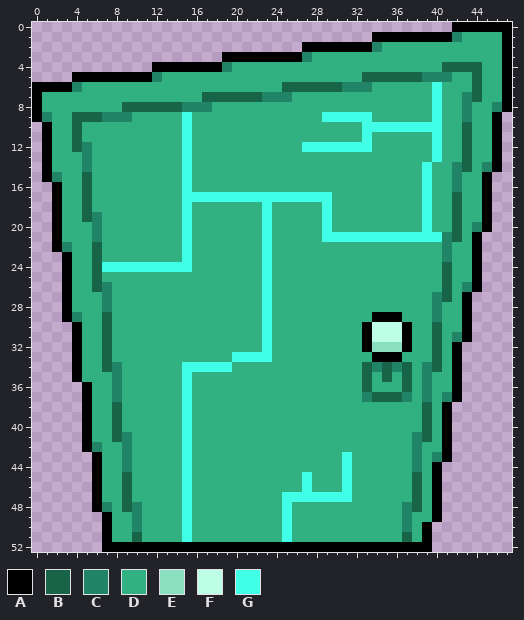
A pixel-art sprite gets an edit: assets/sprites/world/castle_town/door_berdly.png. The picture above was drawn from the file before the commit.
The file is 96x106 pixels, drawn in blocks of 2x2; one block is one cell here.
Palette (. is transparent): A #000000  B #186448  C #218466  D #31b081  E #89dfbf  F #bcffe6  G #40ffe6
Pixels before (only the part around the change), first column x 0:
 0 ..........................................AAAAAA
 1 ..................................AAAAAAAACDDDDA
 2 ...........................AAAAAAACDDDDDDDDDDDDA
 3 ...................AAAAAAAACDDDDDDDDDDDDDDDDDDDA
 4 ............AAAAAAACDDDDDDDDDDDDDDDDDDDDDBBBBDDA
 5 ....AAAAAAAACDDDDDDDDDDDDDDDDDDDDBBBBBBCCCDDBDDA
 6 AAAACDDDDDDDDDDDDDDDDDDDDBBBBBBCCCDDDDDDGDDDBDDA
 7 ADDDDDDDDDDDDDDDDBBBBBBCCCDDDDDDDDDDDDDDGDDCBDDA
 8 ADDDDDDDDBBBBBBCCCDDDDDDDDDDDDDDDDDDDDDDGDDCDDCA
 9 ACDDBBBCCCDDDDDGDDDDDDDDDDDDDGGGGGDDDDDDGDDCDDA.
10 .ADDBDDDDDDDDDDGDDDDDDDDDDDDDDDDDGGGGGGGGDDBDDA.
11 .ADDBDDDDDDDDDDGDDDDDDDDDDDDDDDDDGDDDDDDGDDBDDA.
12 .ADDBCDDDDDDDDDGDDDDDDDDDDDGGGGGGGDDDDDDGDDBDDA.
13 .ADDDCDDDDDDDDDGDDDDDDDDDDDDDDDDDDDDDDDDGDDBDDA.
14 .ADDDCDDDDDDDDDGDDDDDDDDDDDDDDDDDDDDDDDGDDCBDCA.
15 .ACDDBDDDDDDDDDGDDDDDDDDDDDDDDDDDDDDDDDGDDCDDA..
16 ..ADDBDDDDDDDDDGDDDDDDDDDDDDDDDDDDDDDDDGDDCDDA..
17 ..ADDBDDDDDDDDDGGGGGGGGGGGGGGGDDDDDDDDDGDDBDDA..
18 ..ADDBDDDDDDDDDGDDDDDDDGDDDDDGDDDDDDDDDGDDBDDA..
19 ..ADDBCDDDDDDDDGDDDDDDDGDDDDDGDDDDDDDDDGDDBDDA..
20 ..ADDDCDDDDDDDDGDDDDDDDGDDDDDGDDDDDDDDDGDDBDCA..
21 ..ADDDCDDDDDDDDGDDDDDDDGDDDDDGGGGGGGGGGGGCBDA...
22 ..ACDDBDDDDDDDDGDDDDDDDGDDDDDDDDDDDDDDDDDCDDA...
23 ...ADDBDDDDDDDDGDDDDDDDGDDDDDDDDDDDDDDDDDCDDA...
24 ...ADDBGGGGGGGGGDDDDDDDGDDDDDDDDDDDDDDDDDBDDA...
25 ...ADDBDDDDDDDDDDDDDDDDGDDDDDDDDDDDDDDDDDBDDA...
26 ...ADDBCDDDDDDDDDDDDDDDGDDDDDDDDDDDDDDDDDBDCA...
27 ...ADDDCDDDDDDDDDDDDDDDGDDDDDDDDDDDDDDDDCBDA....
28 ...ADDDCDDDDDDDDDDDDDDDGDDDDDDDDDDDDDDDDCDDA....
29 ...ACDDBDDDDDDDDDDDDDDDGDDDDDDDDDDAAADDDCDDA....
30 ....ADDBDDDDDDDDDDDDDDDGDDDDDDDDDAFFFADDBDDA....
31 ....ADDBDDDDDDDDDDDDDDDGDDDDDDDDDAFFFADDBDCA....
32 ....ADDBDDDDDDDDDDDDDDDGDDDDDDDDDAEEEADDBDA.....
33 ....ADDBDDDDDDDDDDDDGGGGDDDDDDDDDDAAADDDBDA.....
34 ....ADDBCDDDDDDGGGGGDDDDDDDDDDDDDBCBCBDCBDA.....
35 ....ADDDCDDDDDDGDDDDDDDDDDDDDDDDDBDBDBDCDDA.....
36 .....ADDCDDDDDDGDDDDDDDDDDDDDDDDDBDDDBDCDDA.....
37 .....ADDCDDDDDDGDDDDDDDDDDDDDDDDDCBBBCDCDCA.....
38 .....ADDBDDDDDDGDDDDDDDDDDDDDDDDDDDDDDDBDA......
39 .....ADDBDDDDDDGDDDDDDDDDDDDDDDDDDDDDDDBDA......
40 .....ADDBDDDDDDGDDDDDDDDDDDDDDDDDDDDDDDBDA......
41 .....ADDBCDDDDDGDDDDDDDDDDDDDDDDDDDDDDCBDA......
42 .....ACDDCDDDDDGDDDDDDDDDDDDDDDDDDDDDDCDDA......
43 ......ADDCDDDDDGDDDDDDDDDDDDDDDGDDDDDDCDCA......
44 ......ADDCDDDDDGDDDDDDDDDDDDDDDGDDDDDDCDA.......
45 ......ADDBDDDDDGDDDDDDDDDDDGDDDGDDDDDDBDA.......
46 ......ADDBDDDDDGDDDDDDDDDDDGDDDGDDDDDDBDA.......
47 ......ADDBDDDDDGDDDDDDDDDGGGGGGGDDDDDDBDA.......
48 ......ACDBCDDDDGDDDDDDDDDGDDDDDDDDDDDCBDA.......
49 .......ADDCDDDDGDDDDDDDDDGDDDDDDDDDDDCDDA.......
50 .......ADDCDDDDGDDDDDDDDDGDDDDDDDDDDDCDA........
51 .......ADDBDDDDGDDDDDDDDDGDDDDDDDDDDDBDA........
52 .......AAAAAAAAAAAAAAAAAAAAAAAAAAAAAAAAA........
New version:
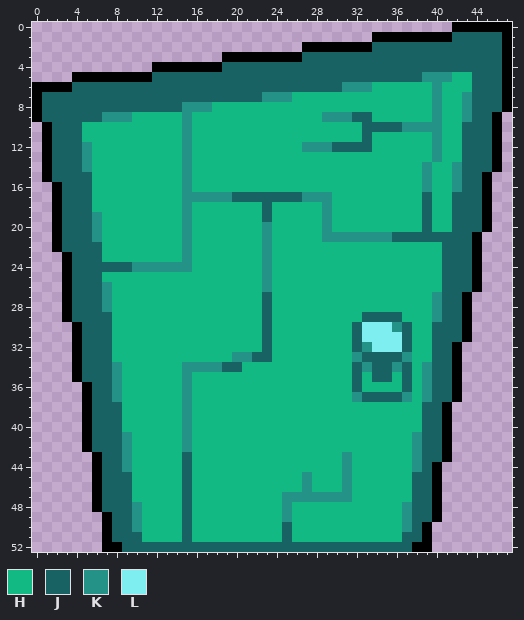
Colours new in this view: H #13b982  J #186264  K #249287  L #7eeef0
Change:
Changed rows in their new state; - is an unchanged pixel.
first column x 1:
 1 -----------------------------------------JJJJJ
 2 ---------------------------------JJJJJJJJJJJJJ
 3 --------------------------JJJJJJJJJJJJJJJJJJJJ
 4 ------------------JJJJJJJJJJJJJJJJJJJJJJJJJJJJ
 5 -----------JJJJJJJJJJJJJJJJJJJJJJJJJJJKKKHHJJJ
 6 ---JJJJJJJJJJJJJJJJJJJJJJJJJJJKKKHHHHHHKHHHJJJ
 7 JJJJJJJJJJJJJJJJJJJJJJKKKHHHHHHHHHHHHHHKHHKJJJ
 8 JJJJJJJJJJJJJJKKKHHHHHHHHHHHHHHHHHHHHHHKHHKJJJ
 9 JJJJJJKKKHHHHHKHHHHHHHHHHHHHKKKJJHHHHHHKHHKJJ-
10 -JJJHHHHHHHHHHKHHHHHHHHHHHHHHHHHJJJJKKKKHHJJJ-
11 -JJJHHHHHHHHHHKHHHHHHHHHHHHHHHHHJHHHHHHKHHJJJ-
12 -JJJKHHHHHHHHHKHHHHHHHHHHHKKKJJJJHHHHHHKHHJJJ-
13 -JJJKHHHHHHHHHKHHHHHHHHHHHHHHHHHHHHHHHHKHHJJJ-
14 -JJJKHHHHHHHHHKHHHHHHHHHHHHHHHHHHHHHHHKHHKJJJ-
15 -JJJJHHHHHHHHHKHHHHHHHHHHHHHHHHHHHHHHHKHHKJJ--
16 --JJJHHHHHHHHHKHHHHHHHHHHHHHHHHHHHHHHHKHHKJJ--
17 --JJJHHHHHHHHHKKKKKJJJJJJJKKKHHHHHHHHHJHHJJJ--
18 --JJJHHHHHHHHHKHHHHHHHJHHHHHKHHHHHHHHHJHHJJJ--
19 --JJJKHHHHHHHHKHHHHHHHJHHHHHKHHHHHHHHHJHHJJJ--
20 --JJJKHHHHHHHHKHHHHHHHKHHHHHKHHHHHHHHHJHHJJJ--
21 --JJJKHHHHHHHHKHHHHHHHKHHHHHKKKKKKKJJJJJJJJ---
22 --JJJJHHHHHHHHKHHHHHHHKHHHHHHHHHHHHHHHHHJJJ---
23 ---JJJHHHHHHHHKHHHHHHHKHHHHHHHHHHHHHHHHHJJJ---
24 ---JJJJJJKKKKKKHHHHHHHKHHHHHHHHHHHHHHHHHJJJ---
25 ---JJJHHHHHHHHHHHHHHHHKHHHHHHHHHHHHHHHHHJJJ---
26 ---JJJKHHHHHHHHHHHHHHHKHHHHHHHHHHHHHHHHHJJJ---
27 ---JJJKHHHHHHHHHHHHHHHJHHHHHHHHHHHHHHHHKJJ----
28 ---JJJKHHHHHHHHHHHHHHHJHHHHHHHHHHHHHHHHKJJ----
29 ---JJJJHHHHHHHHHHHHHHHJHHHHHHHHHJJJJHHHKJJ----
30 ----JJJHHHHHHHHHHHHHHHJHHHHHHHHJLLLKJHHJJJ----
31 ----JJJHHHHHHHHHHHHHHHJHHHHHHHHJLLLLJHHJJJ----
32 ----JJJHHHHHHHHHHHHHHHJHHHHHHHHJKLLLJHHJJ-----
33 ----JJJHHHHHHHHHHHHKKJJHHHHHHHHKJJJJKHHJJ-----
34 ----JJJKHHHHHHKKKKJJHHHHHHHHHHHJKJJKJHKJJ-----
35 ----JJJKHHHHHHKHHHHHHHHHHHHHHHHJHJJHJHKJJ-----
36 -----JJKHHHHHHKHHHHHHHHHHHHHHHHJHHHHJHKJJ-----
37 -----JJKHHHHHHKHHHHHHHHHHHHHHHHKJJJJKHKJJ-----
38 -----JJJHHHHHHKHHHHHHHHHHHHHHHHHHHHHHHJJ------
39 -----JJJHHHHHHKHHHHHHHHHHHHHHHHHHHHHHHJJ------
40 -----JJJHHHHHHKHHHHHHHHHHHHHHHHHHHHHHHJJ------
41 -----JJJKHHHHHKHHHHHHHHHHHHHHHHHHHHHHKJJ------
42 -----JJJKHHHHHKHHHHHHHHHHHHHHHHHHHHHHKJJ------
43 ------JJKHHHHHJHHHHHHHHHHHHHHHKHHHHHHKJJ------
44 ------JJKHHHHHJHHHHHHHHHHHHHHHKHHHHHHKJ-------
45 ------JJJHHHHHJHHHHHHHHHHHKHHHKHHHHHHJJ-------
46 ------JJJHHHHHJHHHHHHHHHHHKHHHKHHHHHHJJ-------
47 ------JJJHHHHHJHHHHHHHHHKKKKKKKHHHHHHJJ-------
48 ------JJJKHHHHJHHHHHHHHHKHHHHHHHHHHHKJJ-------
49 -------JJKHHHHJHHHHHHHHHKHHHHHHHHHHHKJJ-------
50 -------JJKHHHHJHHHHHHHHHJHHHHHHHHHHHKJ--------
51 -------JJJHHHHJHHHHHHHHHJHHHHHHHHHHHJJ--------
52 --------JJJJJJJJJJJJJJJJJJJJJJJJJJJJJ---------
Changed places in both pictures, as pixel boxes (x1, y1, x2, y2):
changed: (42, 32, 502, 552)
